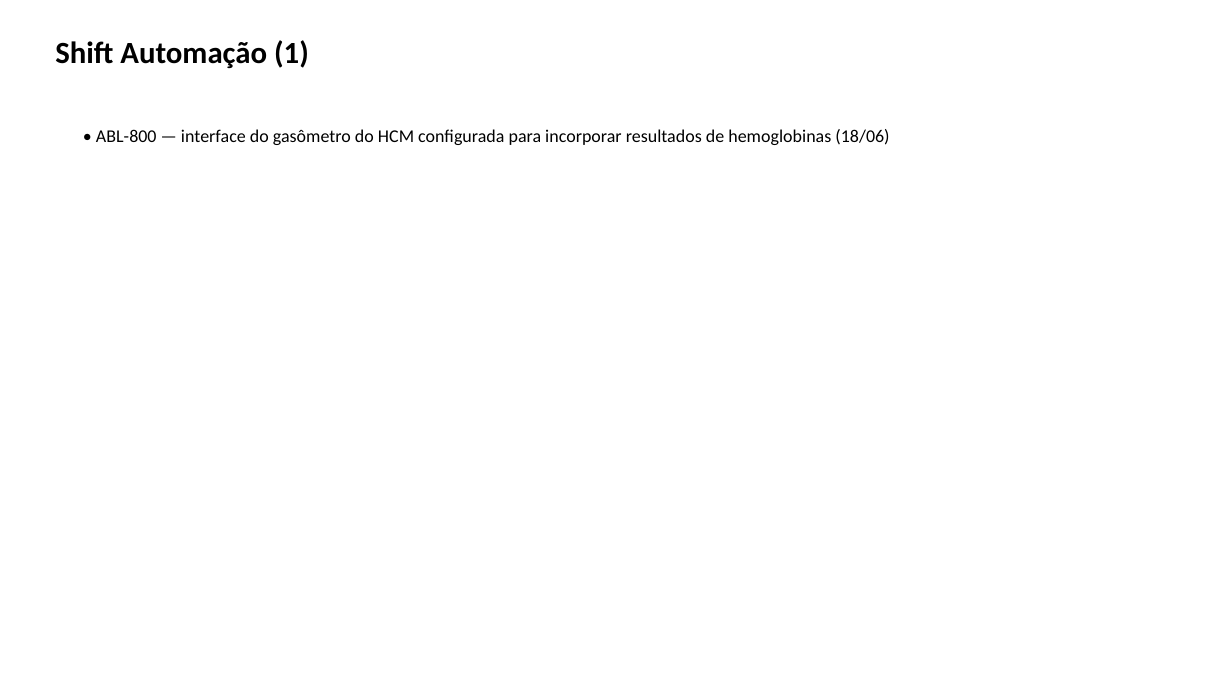
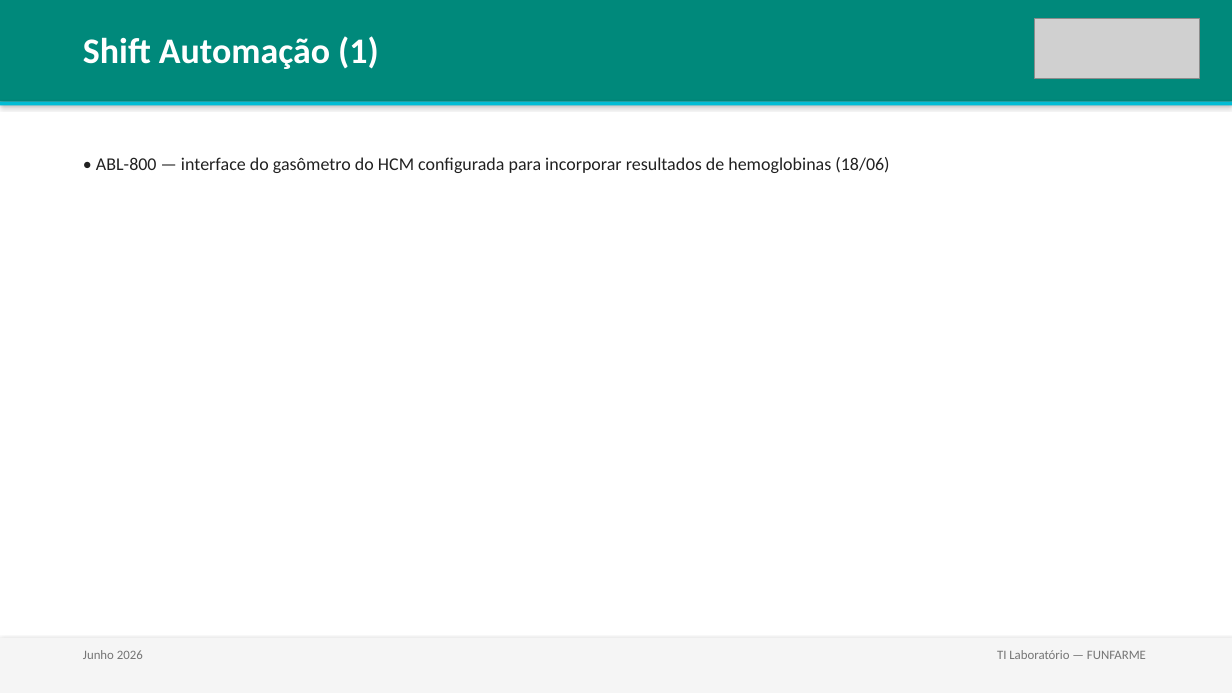
Before and after one commit to lab-central-hb/funfarme-kb, a slide deck: slide 5 of reports/2026-06_resumo-mensal.pptx (slide 4 before the commit). Drawn at 1232x693 pixels with LibreOffice and Linux fonts; fonts in the diff are those of the drawing; grey boxes stand for pictures. Boxes give left, top, right and bottom in pixels: in the first picture for what was removed or moved away, otherwise in the second. Text is boxed around its words. In the diff, an @@ line names an element or a change of style, - is before the commit and + after.

```diff
--- a/reports/2026-06_resumo-mensal.pptx
+++ b/reports/2026-06_resumo-mensal.pptx
@@ rectangle added at <box>0,0,1232,102</box>, fill #00897B @@
@@ text "Shift Automação (1)": place and size @@
-text "Shift Automação (1)" at <box>55,40,309,68</box>
+text "Shift Automação (1)" at <box>83,36,379,69</box>
@@ text "Shift Automação (1)" at <box>83,36,379,69</box>: size 24 to 28 pt, text colour #000000 to #FFFFFF @@
@@ picture added at <box>1035,18,1200,79</box> @@
@@ rectangle added at <box>0,102,1232,105</box>, fill #00BCD4 @@
@@ text "• ABL-800 — interface do ...": place and size @@
-text "• ABL-800 — interface do ..." at <box>96,129,889,145</box>
+text "• ABL-800 — interface do ..." at <box>96,157,889,173</box>
@@ text "• ABL-800 — interface do ..." at <box>96,157,889,173</box>: text colour #000000 to #212121; less space between paragraphs @@
@@ rectangle added at <box>0,638,1232,693</box>, fill #F5F5F5 @@
@@ text added at <box>83,650,143,659</box>, 10 pt, text #757575 @@
+Junho 2026
@@ text added at <box>997,650,1146,659</box>, 10 pt, text #757575 @@
+TI Laboratório — FUNFARME
```
Also in this commit, not shown: 4 other slides changed, 2 slides added, 7 other files.
